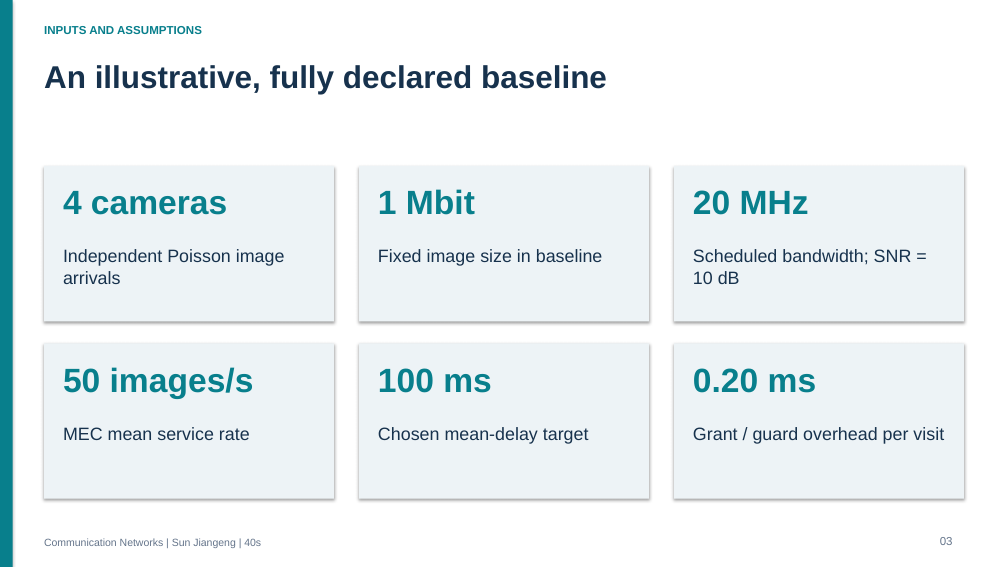
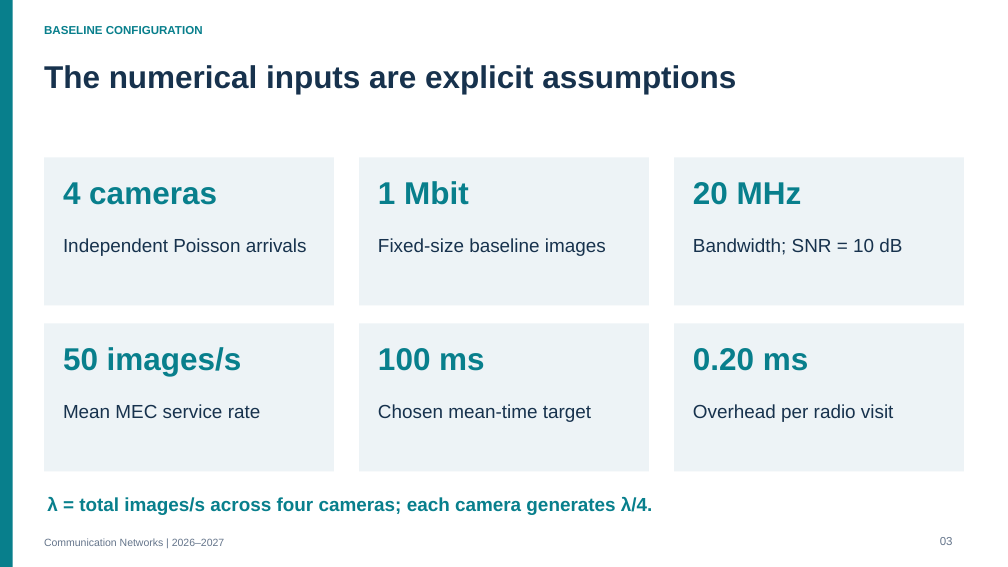
Before and after one commit to thelu260325/-, a slide deck: slide 3 of deliverables/communication_networks_2026_project/project/slides/Communication_Networks_Presentation.pptx. Drawn at 1008x567 pixels with LibreOffice and Linux fonts; fonts in the diff are those of the drawing. Boxes give left, top, right and bottom in pixels: in the first picture for what was removed or moved away, otherwise in the second. Text is boxed around its words. In the diff, an @@ line names an element or a change of style, - is before the commit and + after.

Commit message:
Review communication networks presentation and speaking script

```diff
--- a/deliverables/communication_networks_2026_project/project/slides/Communication_Networks_Presentation.pptx
+++ b/deliverables/communication_networks_2026_project/project/slides/Communication_Networks_Presentation.pptx
@@ rectangle removed at bbox=[0, 0, 1008, 567] @@
@@ text at bbox=[44, 26, 203, 34]: text changed @@
-INPUTS AND ASSUMPTIONS
+BASELINE CONFIGURATION
@@ text at bbox=[44, 65, 736, 94]: text changed @@
-An illustrative, fully declared baseline
+The numerical inputs are explicit assumptions
@@ rectangle: place and size @@
-rectangle at bbox=[44, 166, 333, 321]
+rectangle at bbox=[44, 157, 333, 306]
@@ rectangle: place and size @@
-rectangle at bbox=[359, 166, 649, 321]
+rectangle at bbox=[359, 157, 649, 306]
@@ rectangle: place and size @@
-rectangle at bbox=[675, 166, 964, 321]
+rectangle at bbox=[675, 157, 964, 306]
@@ 3 texts: place and size @@
-3 texts at bbox=[63, 189, 809, 215]
+3 texts at bbox=[63, 181, 802, 205]
@@ text at bbox=[63, 238, 307, 256]: text changed; size 17 to 18 pt @@
-Independent Poisson image
-arrivals
+Independent Poisson arrivals
@@ text at bbox=[378, 238, 606, 256]: text changed; size 17 to 18 pt @@
-Fixed image size in baseline
+Fixed-size baseline images
@@ text at bbox=[693, 238, 902, 255]: text changed; size 17 to 18 pt @@
-Scheduled bandwidth; SNR =
-10 dB
+Bandwidth; SNR = 10 dB
@@ rectangle: place and size @@
-rectangle at bbox=[44, 343, 333, 499]
+rectangle at bbox=[44, 324, 333, 472]
@@ rectangle: place and size @@
-rectangle at bbox=[359, 343, 649, 499]
+rectangle at bbox=[359, 324, 649, 472]
@@ shadow off in 7 elements at bbox=[0, 0, 13, 567], bbox=[44, 157, 333, 306], bbox=[359, 157, 649, 306], bbox=[675, 157, 964, 306], bbox=[44, 324, 333, 472], bbox=[359, 324, 649, 472], bbox=[675, 324, 964, 472] @@
@@ rectangle: place and size @@
-rectangle at bbox=[675, 343, 964, 499]
+rectangle at bbox=[675, 324, 964, 472]
@@ size 32 to 30 pt; line spacing 39pt to 36.6pt in 6 elements at bbox=[63, 182, 217, 205], bbox=[378, 181, 469, 205], bbox=[693, 182, 802, 205], bbox=[63, 347, 242, 376], bbox=[378, 348, 485, 371], bbox=[693, 348, 809, 371] @@
@@ 3 texts: place and size @@
-3 texts at bbox=[63, 367, 817, 399]
+3 texts at bbox=[63, 347, 809, 376]
@@ text at bbox=[63, 404, 261, 418]: text changed; size 17 to 18 pt @@
-MEC mean service rate
+Mean MEC service rate
@@ text at bbox=[378, 404, 591, 422]: text changed; size 17 to 18 pt @@
-Chosen mean-delay target
+Chosen mean-time target
@@ text at bbox=[693, 404, 894, 422]: text changed; size 17 to 18 pt @@
-Grant / guard overhead per visit
+Overhead per radio visit
@@ text added at bbox=[47, 497, 652, 515], 18 pt, text #087F8C, bold @@
+λ = total images/s across four cameras; each camera generates λ/4.
@@ text at bbox=[44, 538, 224, 546]: text changed @@
-Communication Networks | Sun Jiangeng | 40s
+Communication Networks | 2026–2027
```
Also in this commit, not shown: 7 other slides changed, 7 slides added, 6 slides removed, 26 other files.
